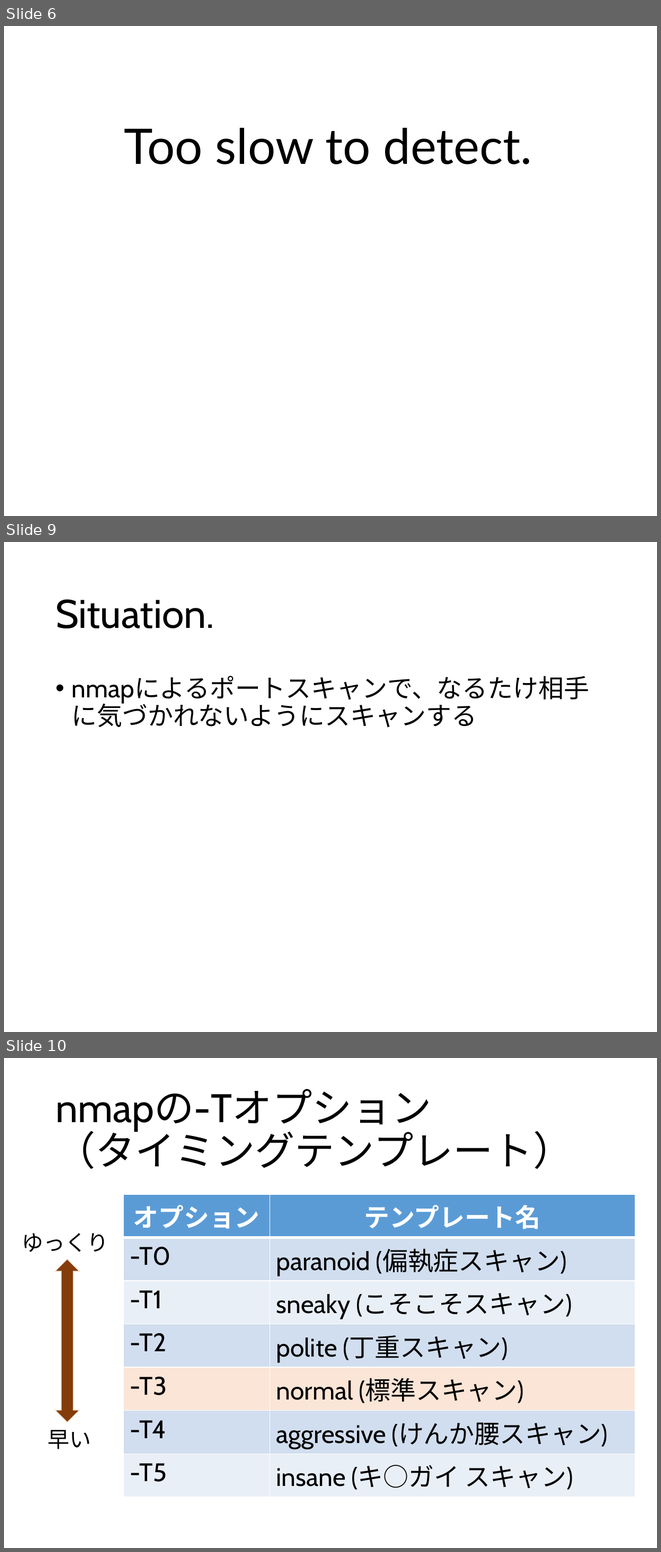
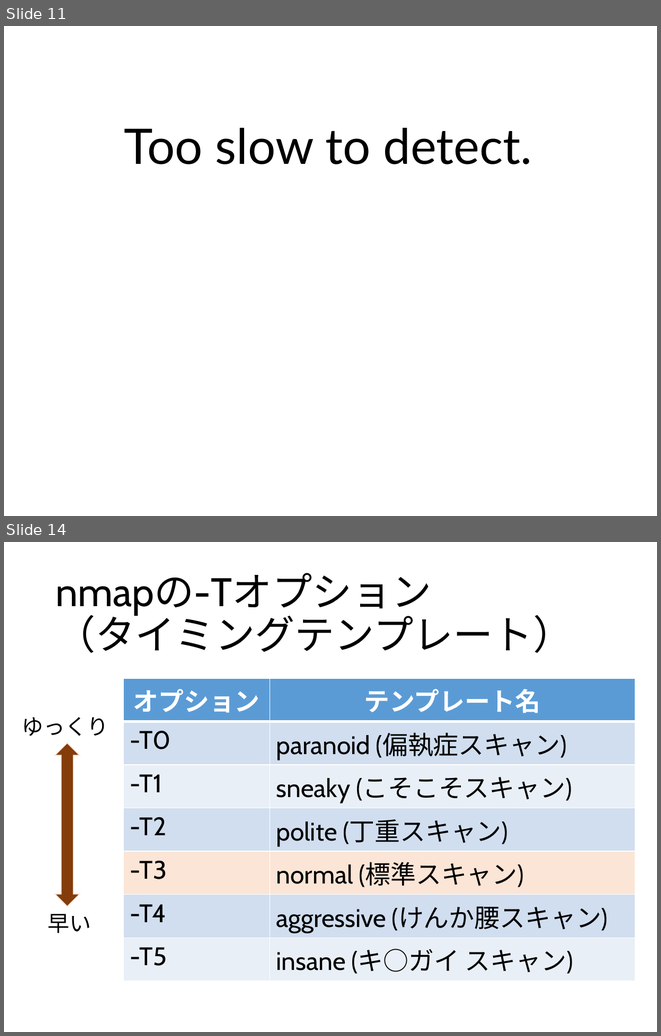
Before and after one commit to ozuma/sumida_sec, a slide deck: 2015-no.2/ppt/00_ozuma.pptx. Shown one above the other, each under a label of ours: slides 6, 9 and 10 before the commit, slides 11 and 14 after it; the slides between them are not shown. The pictures are 661x1552 and 661x1036 pixels, drawn with LibreOffice and Linux fonts; fonts in the diff are those of the drawing; background and template pictures are left out. Boxes give left, top, right and bottom in pixels: in the first picture for what was removed or moved away, otherwise in the second. Text is boxed around its words. In the diff, an @@ line names an element or a change of style, - is before the commit and + after.

Commit message:
SYNスキャンの説明スライド追加

```diff
--- a/2015-no.2/ppt/00_ozuma.pptx
+++ b/2015-no.2/ppt/00_ozuma.pptx
@@ slide 9 removed at [4,542,657,1032], background #FFFFFF @@
@@ title removed at [55,599,214,628] @@
-Situation.
@@ text removed at [72,676,589,727] @@
-• nmapによるポートスキャンで、なるたけ相手に気づかれないようにスキャンする
@@ what was slide 6 is now slide 11 @@
@@ what was slide 10 is now slide 14 @@
```
Also in this commit, not shown: 7 slides changed, 8 slides added, 3 other slides removed, 1 other file.
